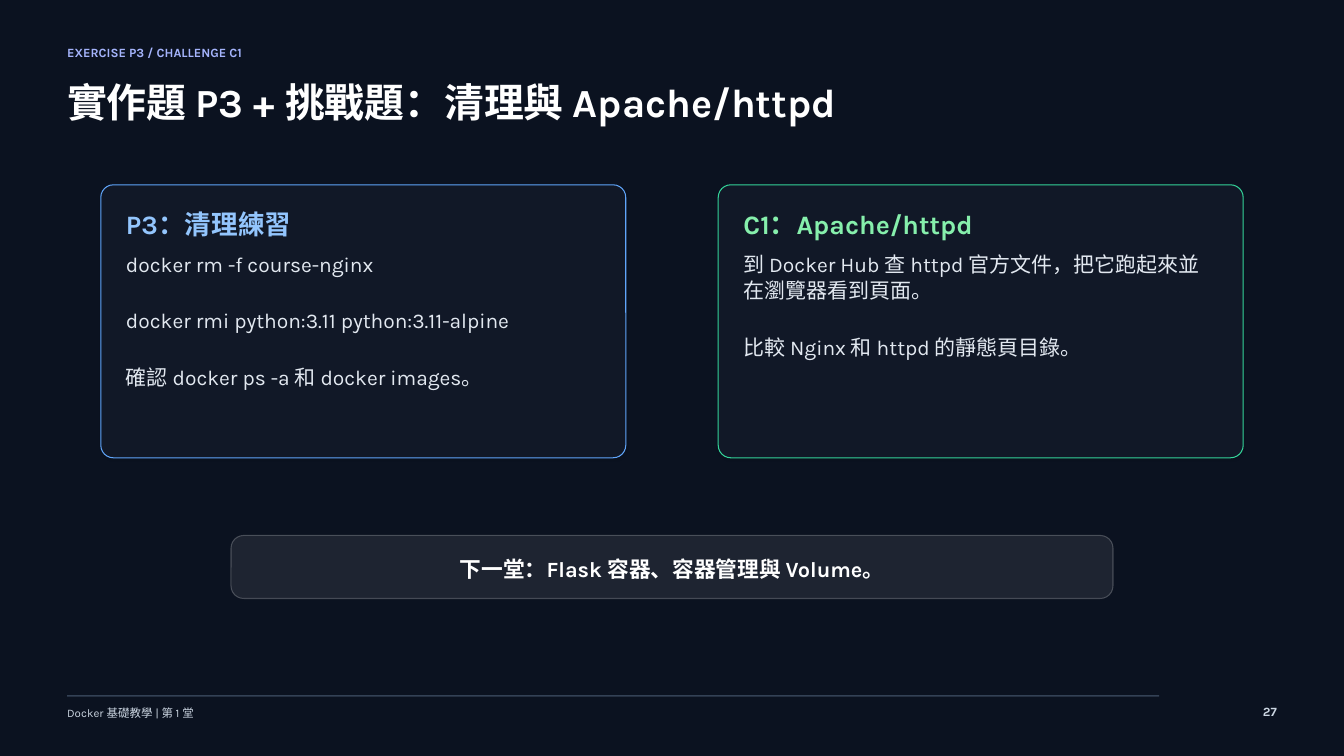
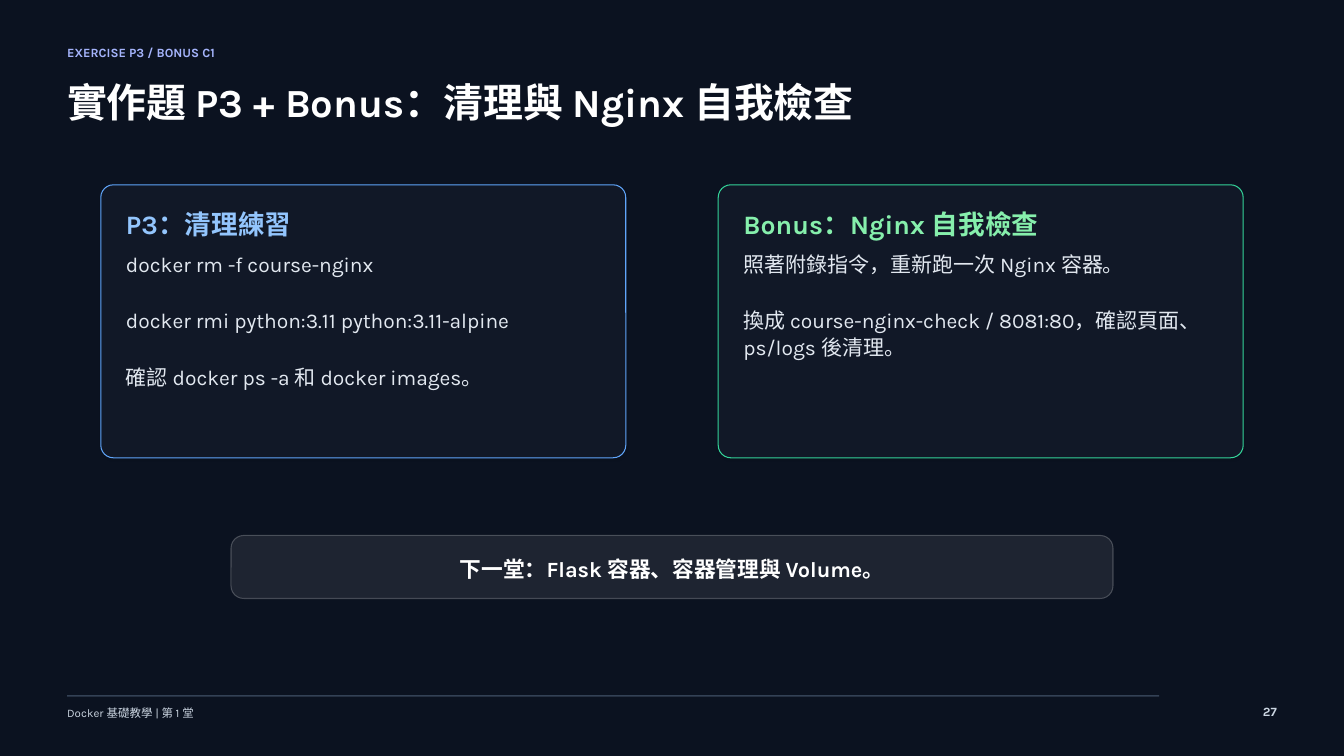
Before and after one commit to lalalalaluk/docker-practice, a slide deck: slide 27 of slides/docker-session1-basics-setup.pptx. Drawn at 1344x756 pixels with LibreOffice and Linux fonts; fonts in the diff are those of the drawing. Boxes give left, top, right and bottom in pixels: in the first picture for what was removed or moved away, otherwise in the second. Text is boxed around its words. In the diff, an @@ line names an element or a change of style, - is before the commit and + after.

Commit message:
Update Docker course slide code appendices

```diff
--- a/slides/docker-session1-basics-setup.pptx
+++ b/slides/docker-session1-basics-setup.pptx
@@ text at (x1=67, y1=48, x2=214, y2=57): text changed @@
-EXERCISE P3 / CHALLENGE C1
+EXERCISE P3 / BONUS C1
@@ text at (x1=67, y1=83, x2=853, y2=127): text changed @@
-實作題 P3 + 挑戰題：清理與 Apache/httpd
+實作題 P3 + Bonus：清理與 Nginx 自我檢查
@@ text at (x1=743, y1=211, x2=1039, y2=241): text changed @@
-C1：Apache/httpd
+Bonus：Nginx 自我檢查
@@ text at (x1=743, y1=254, x2=1201, y2=360): text changed @@
-到 Docker Hub 查 httpd 官方文件，把它跑起來並在瀏覽器看到頁面。
-比較 Nginx 和 httpd 的靜態頁目錄。
+照著附錄指令，重新跑一次 Nginx 容器。
+換成 course-nginx-check / 8081:80，確認頁面、ps/logs 後清理。
```
Also in this commit, not shown: 1 other slide changed, 4 slides added, 4 other files.
